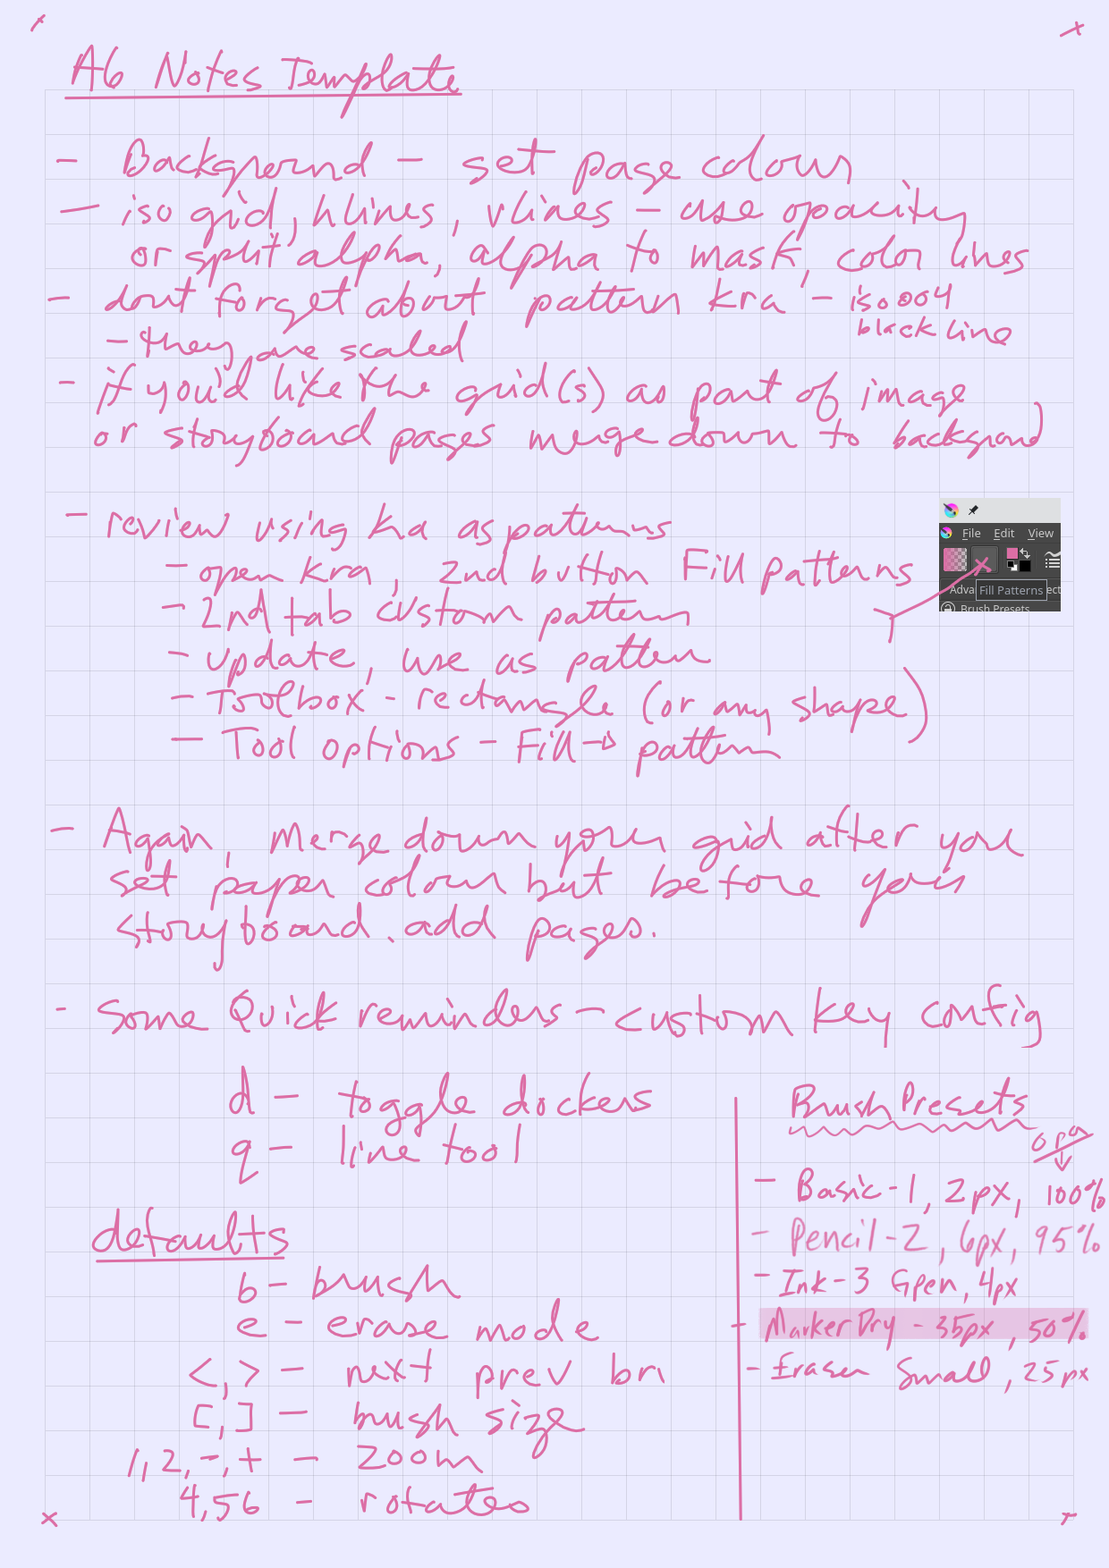
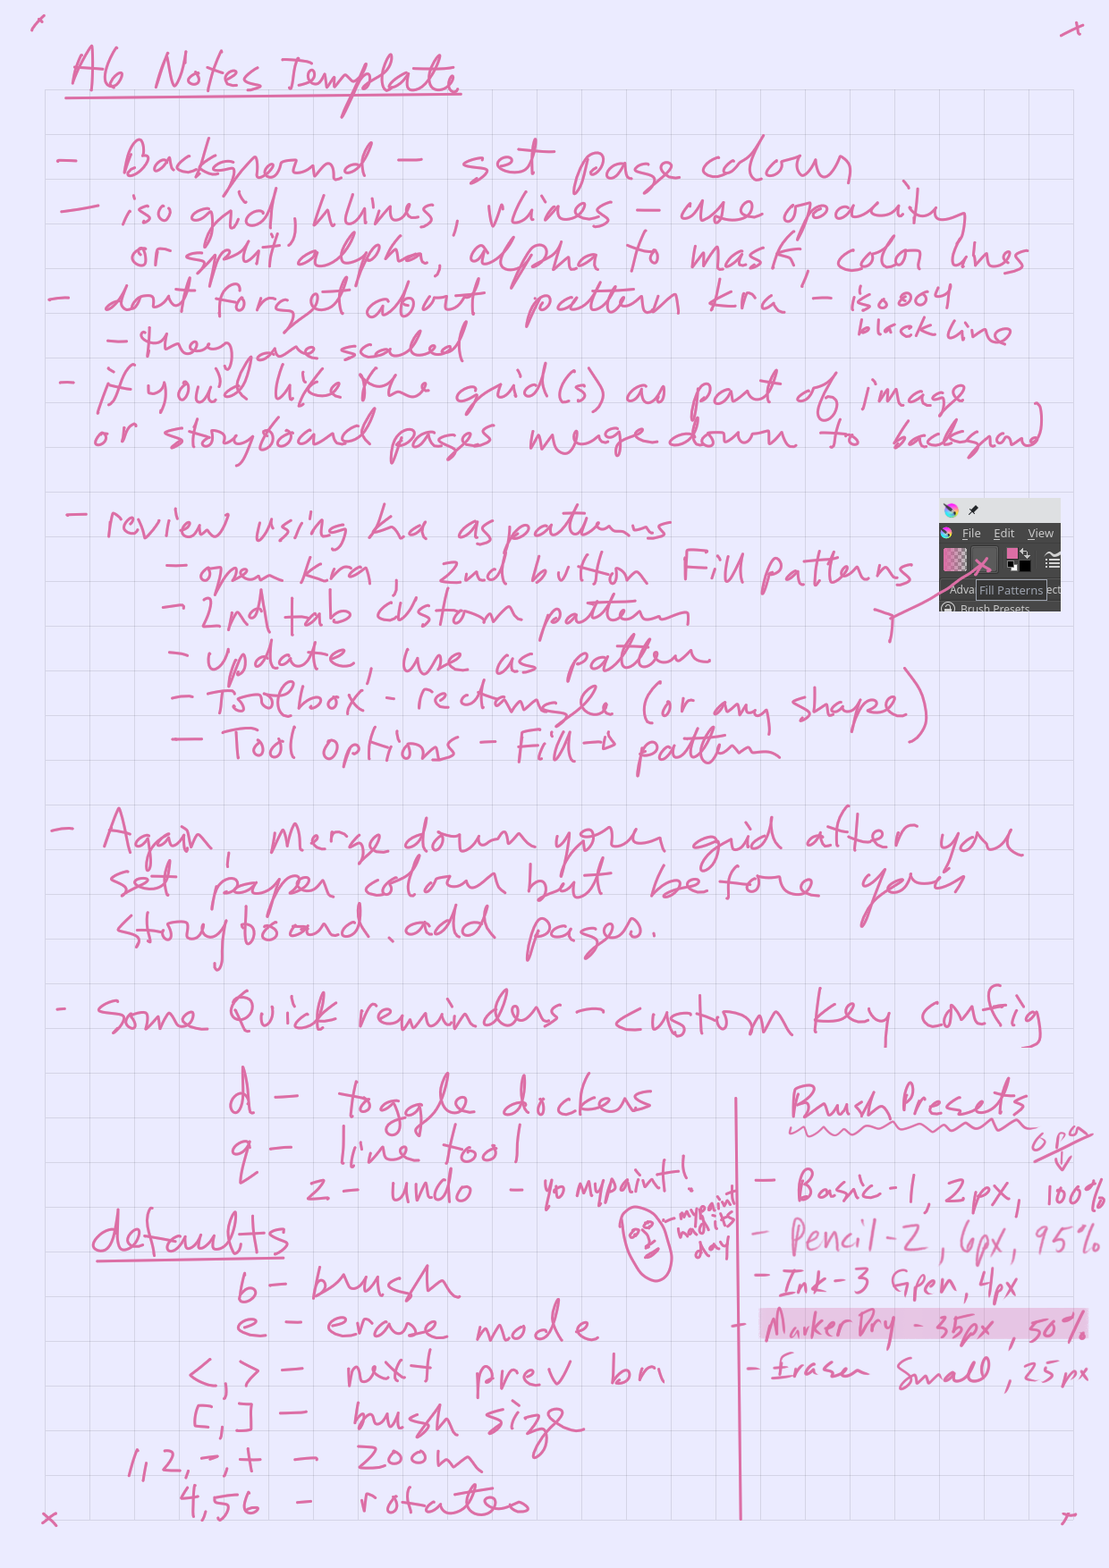
Before/after of a 1109x1568 layered artwork. What changed in the layer stack:
painted on "Paint Layer 2" over bbox(305, 1154, 736, 1283)
painted on "v lines" over bbox(305, 1154, 736, 1283)
painted on "h lines" over bbox(305, 1154, 736, 1283)
painted on "Background" over bbox(305, 1154, 736, 1283)